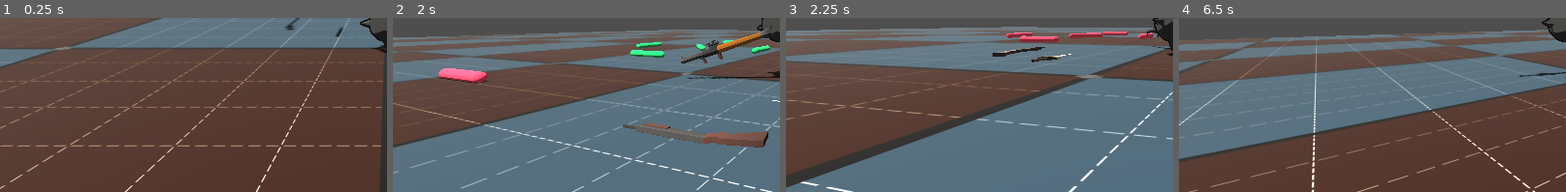
Above: before the commit, frames 1-4 (left to right).
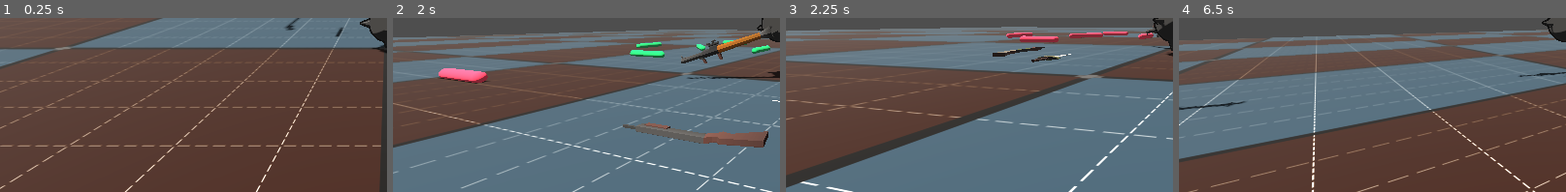
Above: after the commit, the same moments.

Repository: erikringwalters/pirate-jam-16-prototype
Game: Godot game, scene res://scenes/main.tscn
Two runs of this game, one before a commit and one after it. Both use one fixed random seed, a clock stepped at 60 frames per second and the inputs below.
Inputs (mouse positions are % of the whole screen's width and height, from its top left):
- Up to frame 1 (0.25 s): no input
- Up to frame 2 (2 s): move the mouse to (45, 63) at 0.52 s; press the mouse at (45, 63) at 0.53 s; hold W (move_up) from 0.53 s (still down); move the mouse to (57, 39) at 1.27 s; release the mouse at (57, 39) at 1.28 s; tap Space (manual_shoot) at 1.35 s
- Up to frame 3 (2.25 s): keep holding W (move_up); move the mouse to (42, 36) at 2.02 s; press the mouse at (42, 36) at 2.03 s
- Up to frame 4 (6.5 s): move the mouse to (51, 38) at 2.77 s; release W (move_up) at 2.78 s; release the mouse at (51, 38) at 2.78 s; hold A (move_left) 2.78-3.53 s; tap Space (manual_shoot) at 2.85, 4.35, 5.85 s; move the mouse to (46, 35) at 3.52 s; press the mouse at (46, 35) at 3.53 s; hold W (move_up) 3.53-5.78 s; move the mouse to (55, 37) at 4.27 s; release the mouse at (55, 37) at 4.28 s; move the mouse to (45, 38) at 5.02 s; press the mouse at (45, 38) at 5.03 s; move the mouse to (52, 35) at 5.77 s; release the mouse at (52, 35) at 5.78 s; hold D (move_right) from 5.78 s (still down)
The pictures show only the part of the screen within x 0-50%, y 36-86%; the shares and areas given below are measured in that part.

Frames 1-3 are identical in both runs. In frame 4, 0.2% of the frame differs, in the area x 0-18%, y 47-53%.
Error in both runs: Invalid call. Nonexistent function 'pick_up' in base 'RigidBody3D'. (res://scripts/player.gd:80)

Commit message:
timers added to weapons

Diff:
--- a/scenes/main.tscn
+++ b/scenes/main.tscn
@@ -110,12 +110,15 @@
 
 [node name="Handgun_PickupItem" parent="." instance=ExtResource("7_jbj1t")]
 transform = Transform3D(1, 0, 0, 0, -4.37114e-08, -1, 0, 1, -4.37114e-08, -2, 1, 2)
+weapon_type = "Handgun"
 
 [node name="RocketLauncher_PickupItem" parent="." instance=ExtResource("8_muem4")]
 transform = Transform3D(1, 0, 0, 0, -4.37114e-08, -1, 0, 1, -4.37114e-08, 0, 1, 4)
+weapon_type = "Rocket"
 
 [node name="Shotgun_PickupItem" parent="." instance=ExtResource("9_dp3eg")]
 transform = Transform3D(1, 0, 0, 0, -4.37114e-08, -1, 0, 1, -4.37114e-08, 4, 1, 3)
+weapon_type = "Shotgun"
 
 [node name="Sword_PickupItem" parent="." instance=ExtResource("10_0ld40")]
 transform = Transform3D(1, 0, 0, 0, -4.37114e-08, -1, 0, 1, -4.37114e-08, -4, 1, 3)
--- a/scripts/weapon.gd
+++ b/scripts/weapon.gd
@@ -2,6 +2,10 @@
 
 @export var damage : float = 100.0
 @export var is_projectile_weapon : bool = false
+
+# DM Note: Couldn't figure out how to check which RigidBody3D model the weapon was using, so this was the next best thing I could think of.
+@export_category("Weapon Type")
+@export_enum("Handgun", "Rocket", "Shotgun") var weapon_type : String
 
 @export_category("Projectile Type")
 @export_enum("Bullet", "Rocket") var projectile_type : String
@@ -17,6 +21,12 @@
 var gun_barrel
 var projectile_scene
 var projectile
+
+# Timers
+# DM Note: timer values subject to change
+var handgun_timer = 0.25
+var shotgun_timer = .7
+var rocket_timer = 1
 
 
 func _ready() -> void:
@@ -80,6 +90,19 @@
 
 func pick_up() -> void:
 	is_pickedup = true
+	# DM Note: On pickup, create and start an instanced timer for the newly attached weapon
+	if(weapon_type):
+		var timer = Timer.new()
+		match weapon_type:
+			"Handgun":
+				timer.wait_time = handgun_timer
+			"Shotgun":
+				timer.wait_time = shotgun_timer
+			"Rocket":
+				timer.wait_time = rocket_timer
+		add_child(timer)
+		timer.start()
+		timer.connect("timeout", Callable(self,"auto_shoot"))
 
 func drop() -> void:
 	is_pickedup = false
@@ -89,3 +112,15 @@
 
 func set_damage(num) -> void:
 	damage = num
+
+# DM Note: Timer triggered auto_shoot function with console logs for each weapon type
+func auto_shoot() -> void:
+	if is_pickedup:
+		shoot()
+		match weapon_type:
+			"Handgun":
+				print("Bang")
+			"Shotgun":
+				print("~chk-chk~ BANG")
+			"Rocket":
+				print("BOOM")
